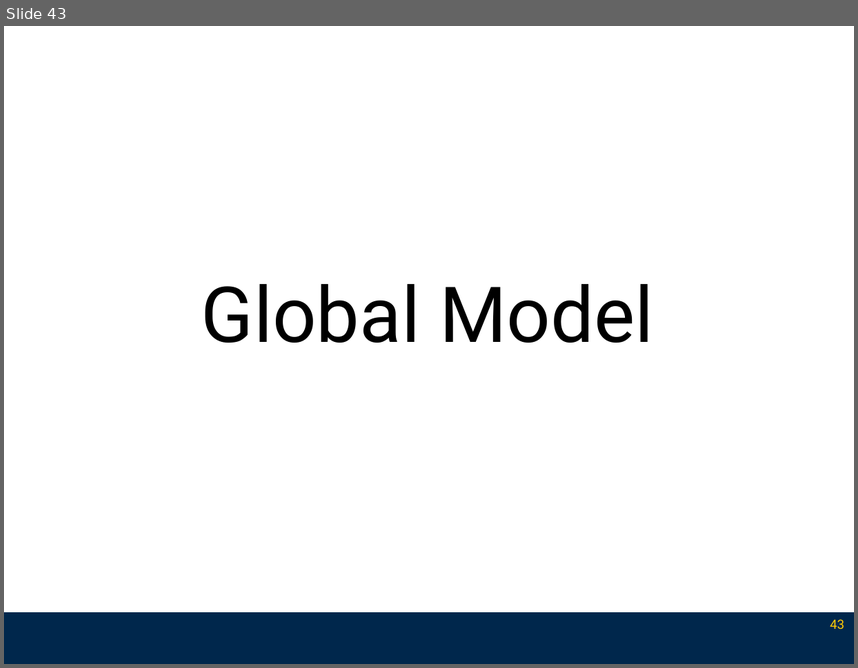
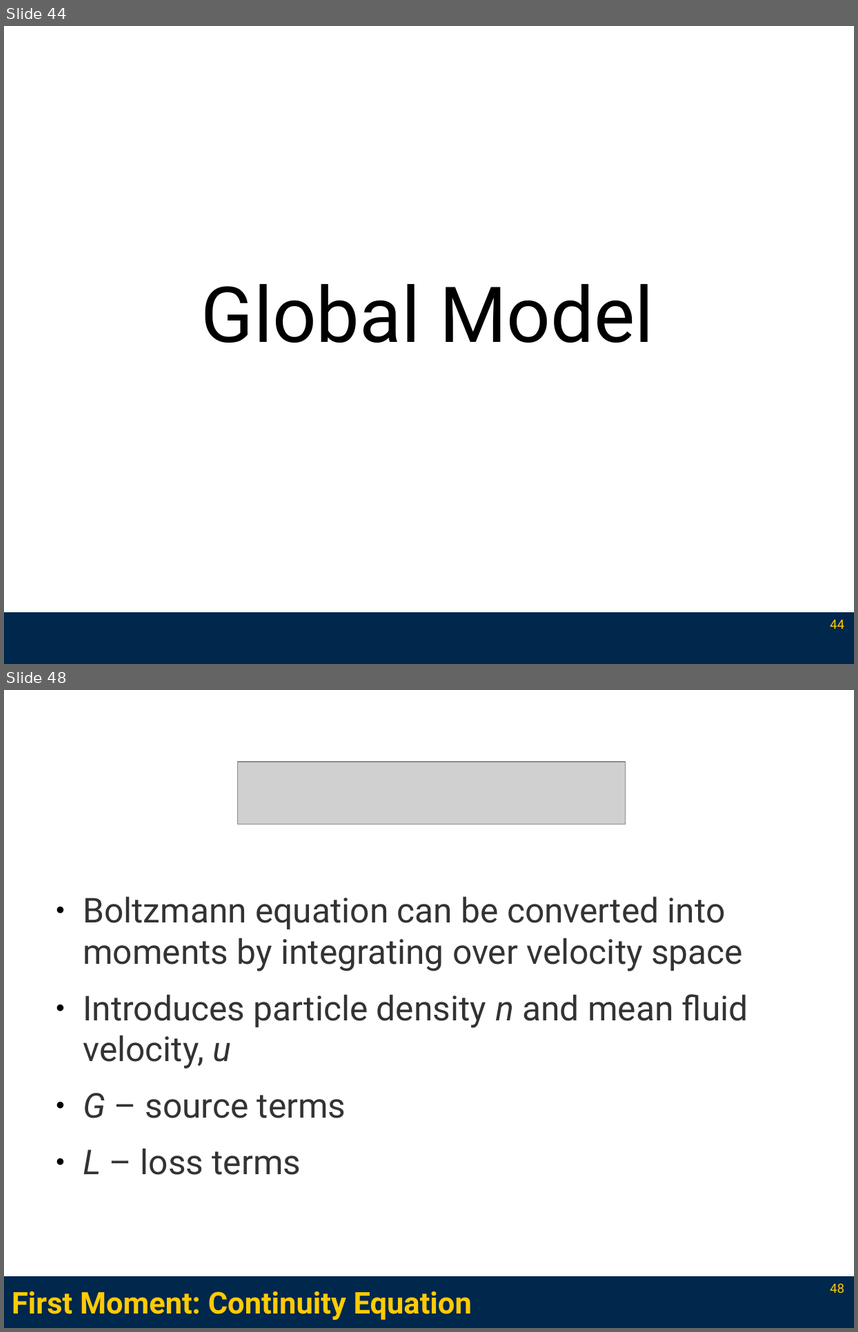
Before and after one commit to l3enny/dissertation, a slide deck: defense/presentation_annotated.odp. Shown one above the other, each under a label of ours: slide 43 before the commit, slides 44 and 48 after it; the slides between them are not shown. The pictures are 858x668 and 858x1332 pixels, drawn with LibreOffice and Linux fonts; fonts in the diff are those of the drawing; grey boxes stand for pictures. Boxes give left, top, right and bottom in pixels: in the first picture for what was removed or moved away, otherwise in the second. Text is boxed around its words. In the diff, an @@ line names an element or a change of style, - is before the commit and + after.

```diff
--- a/defense/presentation_annotated.odp
+++ b/defense/presentation_annotated.odp
@@ slide 48 added at (x1=4, y1=690, x2=854, y2=1328), background #FFFFFF; not listed: 1 template element that a slide beside it also shows @@
@@ picture added at (x1=238, y1=762, x2=626, y2=825) @@
@@ text added at (x1=83, y1=896, x2=749, y2=1175), 32 pt, text #333333 @@
+● Boltzmann equation can be converted into moments by integrating over velocity space
+● Introduces particle density n and mean fluid velocity, u
+● G – source terms
+● L – loss terms
@@ page number added at (x1=830, y1=1283, x2=844, y2=1293), 12 pt, text #FFCB05 @@
+48
@@ title added at (x1=12, y1=1292, x2=472, y2=1321), 28 pt, text #FFCB05, bold @@
+First Moment: Continuity Equation
@@ what was slide 43 is now slide 44 @@
@@ page number at (x1=830, y1=619, x2=844, y2=629): text changed @@
-43
+44
```
Also in this commit, not shown: 1 slide changed, 22 other slides added, 4 slides removed, 20 other files.
